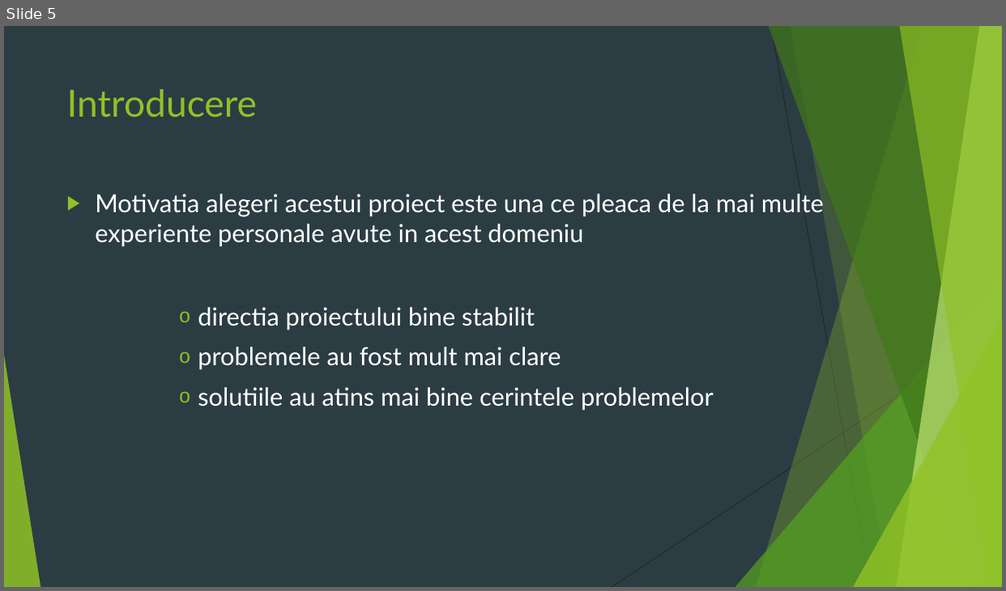
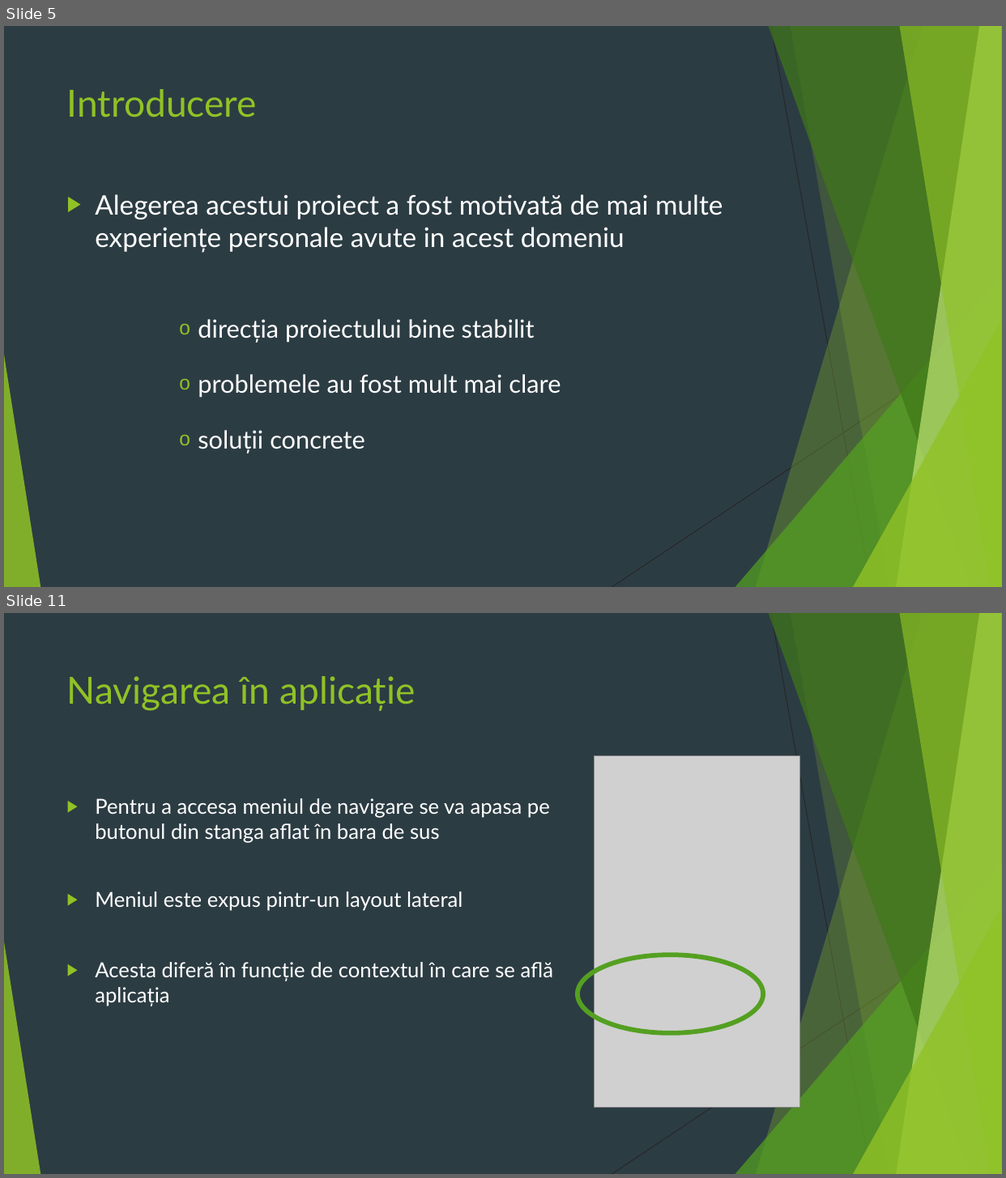
Before and after one commit to Samiicu/lucrareLicentaInformatica2020, a slide deck: Licenta2020BocicuSamuelEmanuel/prezentareLicenta.pptx. Shown one above the other, each under a label of ours: slide 5 before the commit, slides 5 and 11 after it; the slides between them are not shown. The pictures are 1006x591 and 1006x1178 pixels, drawn with LibreOffice and Linux fonts; fonts in the diff are those of the drawing; grey boxes stand for pictures. Boxes give left, top, right and bottom in pixels: in the first picture for what was removed or moved away, otherwise in the second. Text is boxed around its words. In the diff, an @@ line names an element or a change of style, - is before the commit and + after.

```diff
--- a/Licenta2020BocicuSamuelEmanuel/prezentareLicenta.pptx
+++ b/Licenta2020BocicuSamuelEmanuel/prezentareLicenta.pptx
@@ slide 11 added at bbox=[4, 613, 1002, 1174], background #2C3C43; not listed: 10 template elements that a slide beside it also shows @@
@@ title added at bbox=[67, 676, 415, 711], 36 pt, text #90C226 @@
+Navigarea în aplicație
@@ picture added at bbox=[594, 756, 799, 1108] @@
@@ text added at bbox=[95, 798, 554, 1007], 20 pt, text #FFFFFF @@
+▶ Pentru a accesa meniul de navigare se va apasa pe butonul din stanga aflat în bara de sus
+▶ Meniul este expus pintr-un layout lateral
+▶ Acesta diferă în funcție de contextul în care se află aplicația
@@ ellipse added at bbox=[577, 955, 763, 1033], outline #54A021 4.5 pt @@
@@ slide 5 changed as well @@
@@ text at bbox=[95, 194, 722, 343]: text changed; size 24 to 26 pt @@
-▶ Motivatia alegeri acestui proiect este una ce pleaca de la mai multe experiente personale avute in acest domeniu
-      o directia proiectului bine stabilit
+▶ Alegerea acestui proiect a fost motivată de mai multe experiențe personale avute in acest domeniu
+      o direcția proiectului bine stabilit
@@ text at bbox=[198, 374, 560, 398]: line spacing 1 to 1.5 @@
@@ text at bbox=[198, 430, 365, 454]: text changed @@
-      o solutiile au atins mai bine cerintele problemelor
+      o soluții concrete
```
Also in this commit, not shown: 9 other slides changed, 22 other slides added, 1 slide removed.
